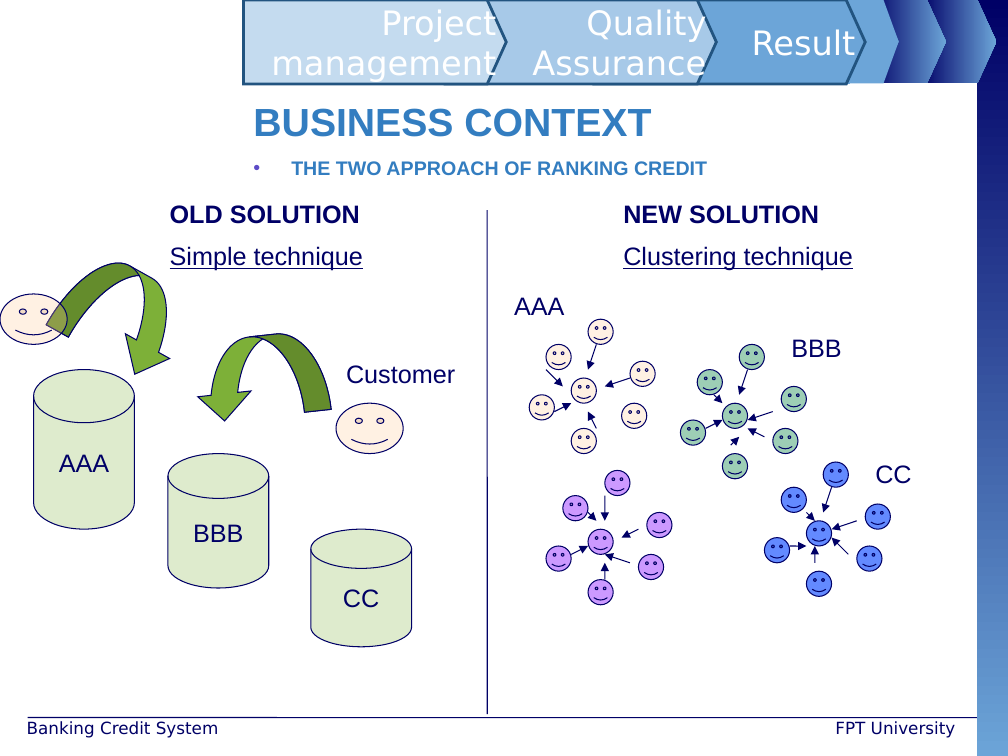
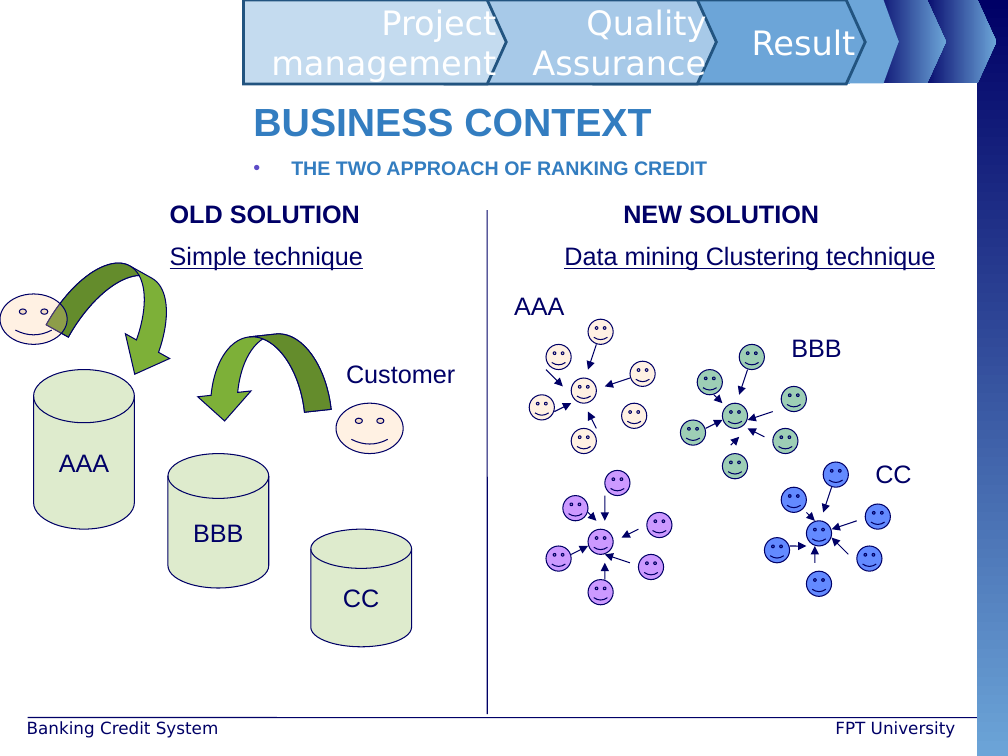
Before and after one commit to maily89/fbdm, a slide deck: slide 8 of Deliverables/LongNT.ppt. Drawn at 1008x756 pixels with LibreOffice and Linux fonts; fonts in the diff are those of the drawing; background and template pictures are left out. Boxes give left, top, right and bottom in pixels: in the first picture for what was removed or moved away, otherwise in the second. Text is boxed around its words. In the diff, an @@ line names an element or a change of style, - is before the commit and + after.

```diff
--- a/Deliverables/LongNT.ppt
+++ b/Deliverables/LongNT.ppt
@@ text at (564,246,935,271): text changed @@
-Clustering technique
+Data mining Clustering technique
```
Also in this commit, not shown: 2 other slides changed.
